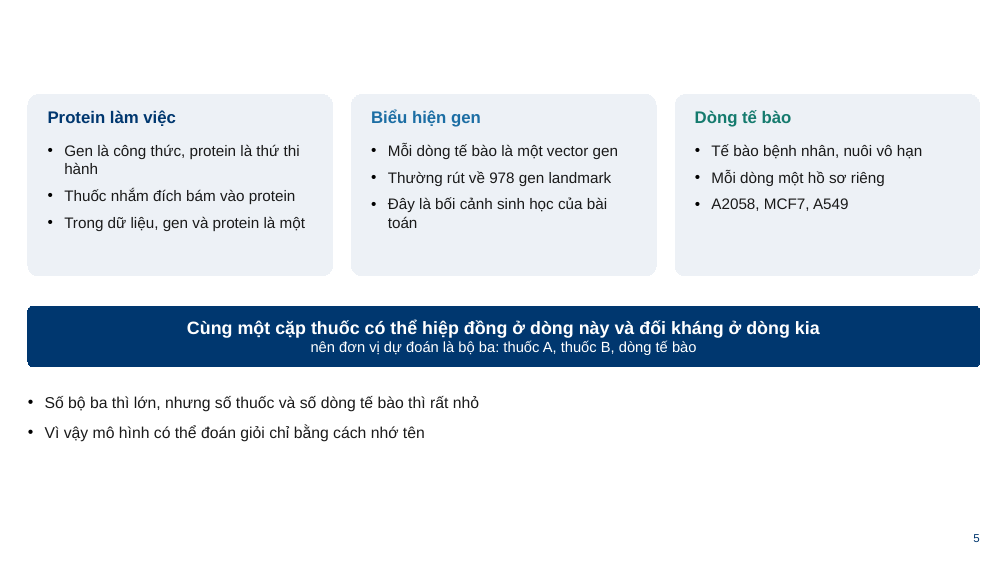
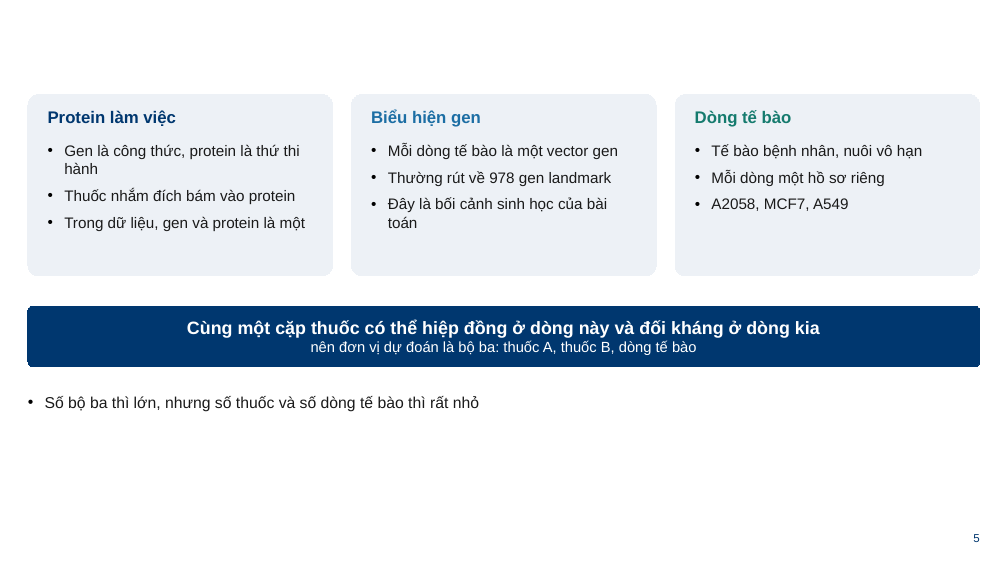
Before and after one commit to mhungdangbuonngu/Master_thesis, a slide deck: slide 5 of slide/01_kien_thuc_nen.pptx. Drawn at 1008x567 pixels with LibreOffice and Linux fonts; fonts in the diff are those of the drawing; background and template pictures are left out. Boxes give left, top, right and bottom in pixels: in the first picture for what was removed or moved away, otherwise in the second. Text is boxed around its words. In the diff, an @@ line names an element or a change of style, - is before the commit and + after.

```diff
--- a/slide/01_kien_thuc_nen.pptx
+++ b/slide/01_kien_thuc_nen.pptx
@@ text at bbox=[45, 425, 425, 442]: paragraph removed @@
-• Vì vậy mô hình có thể đoán giỏi chỉ bằng cách nhớ tên
```
Also in this commit, not shown: 3 other slides changed, 1 other file.
